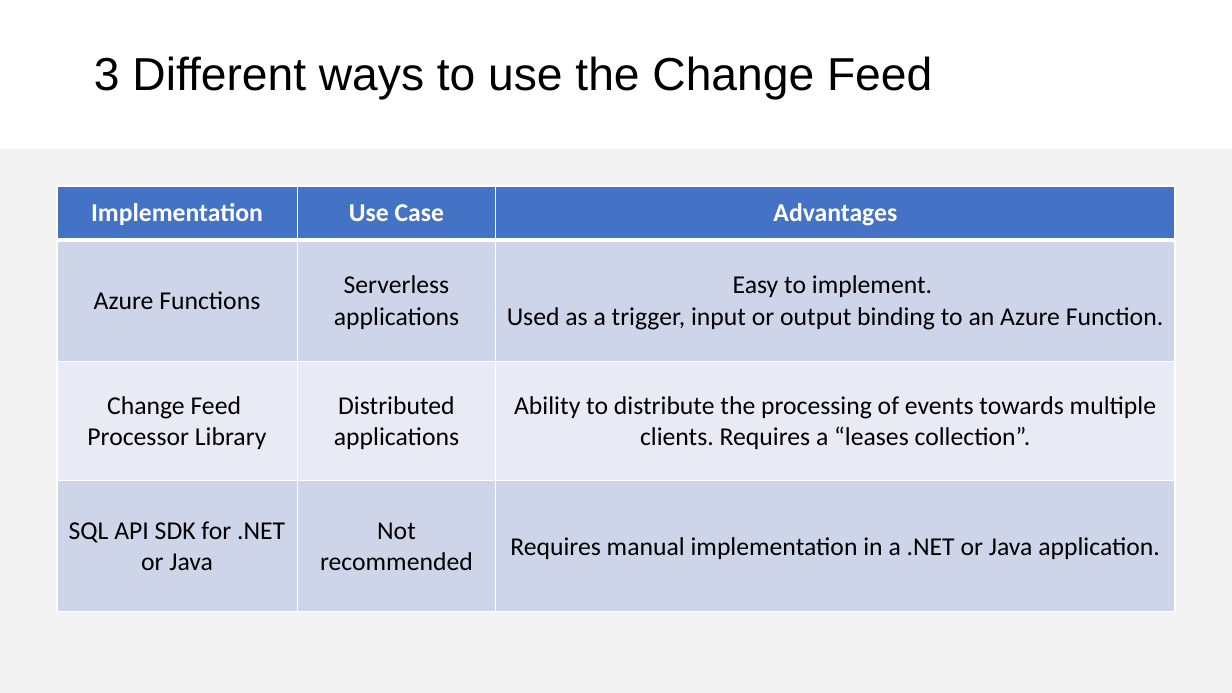
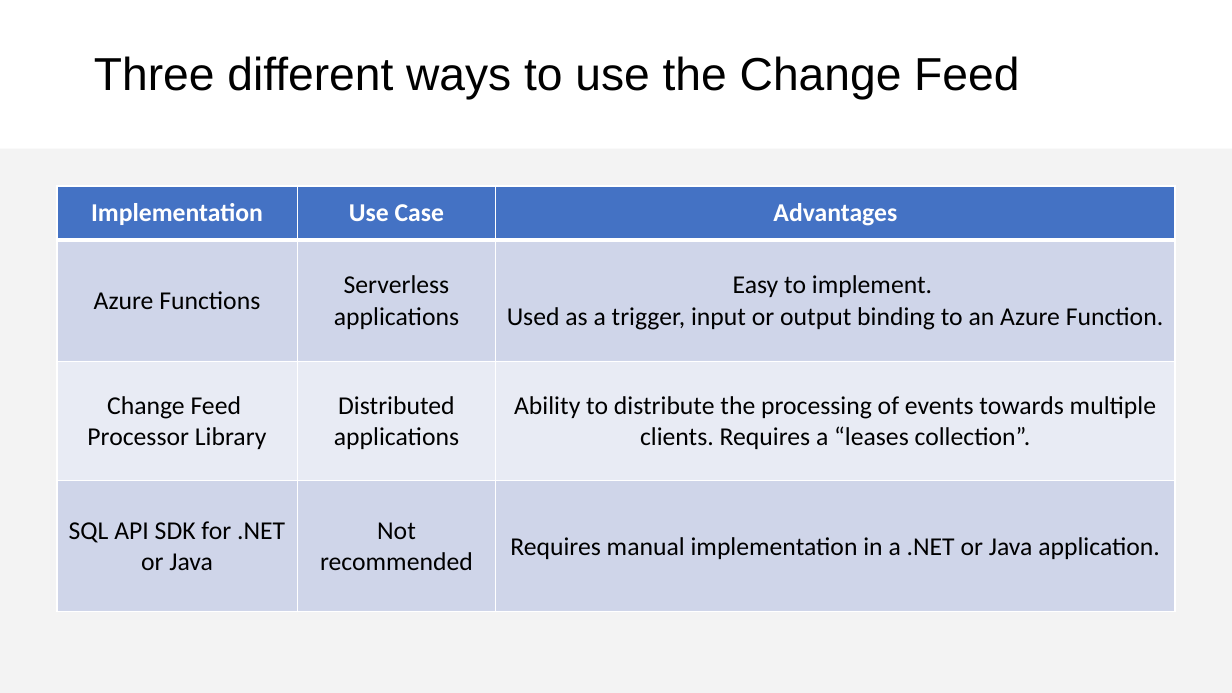
Before and after one commit to CosmosDB/labs, a slide deck: slide 10 of decks/Change-Feed.pptx (slide 8 before the commit). Drawn at 1232x693 pixels with LibreOffice and Linux fonts; fonts in the diff are those of the drawing. Boxes give left, top, right and bottom in pixels: in the first picture for what was removed or moved away, otherwise in the second. Text is boxed around its words. In the diff, an @@ line names an element or a change of style, - is before the commit and + after.

Commit message:
update change feed ppt

```diff
--- a/decks/Change-Feed.pptx
+++ b/decks/Change-Feed.pptx
@@ title at [94, 56, 1019, 100]: text changed @@
-3 Different ways to use the Change Feed
+Three different ways to use the Change Feed
```
Also in this commit, not shown: 7 other slides changed, 4 slides added, 1 slide removed.
